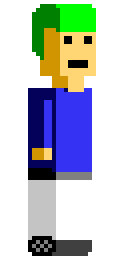
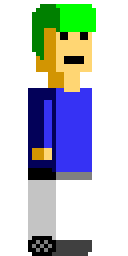
The second w=128, h=256 image is a revision of the first. Changes to its layers:
hid "helmet move 2" (2nd of 2) over [40, 32, 96, 92]
showed "head still" over [36, 32, 92, 92]
